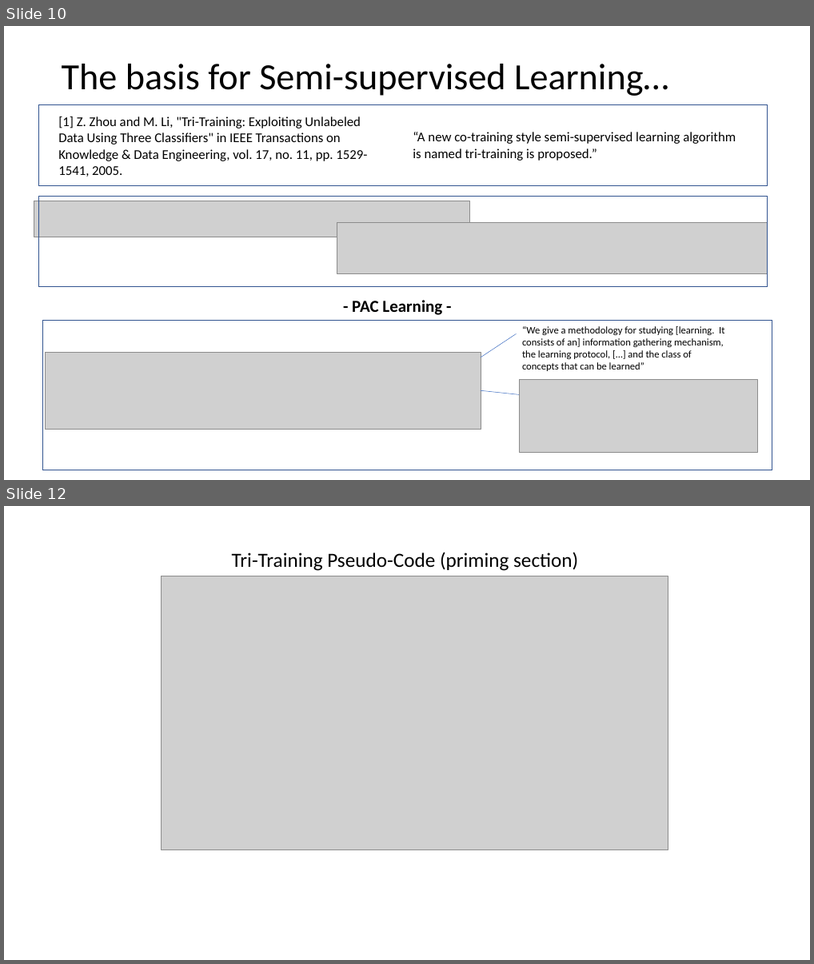
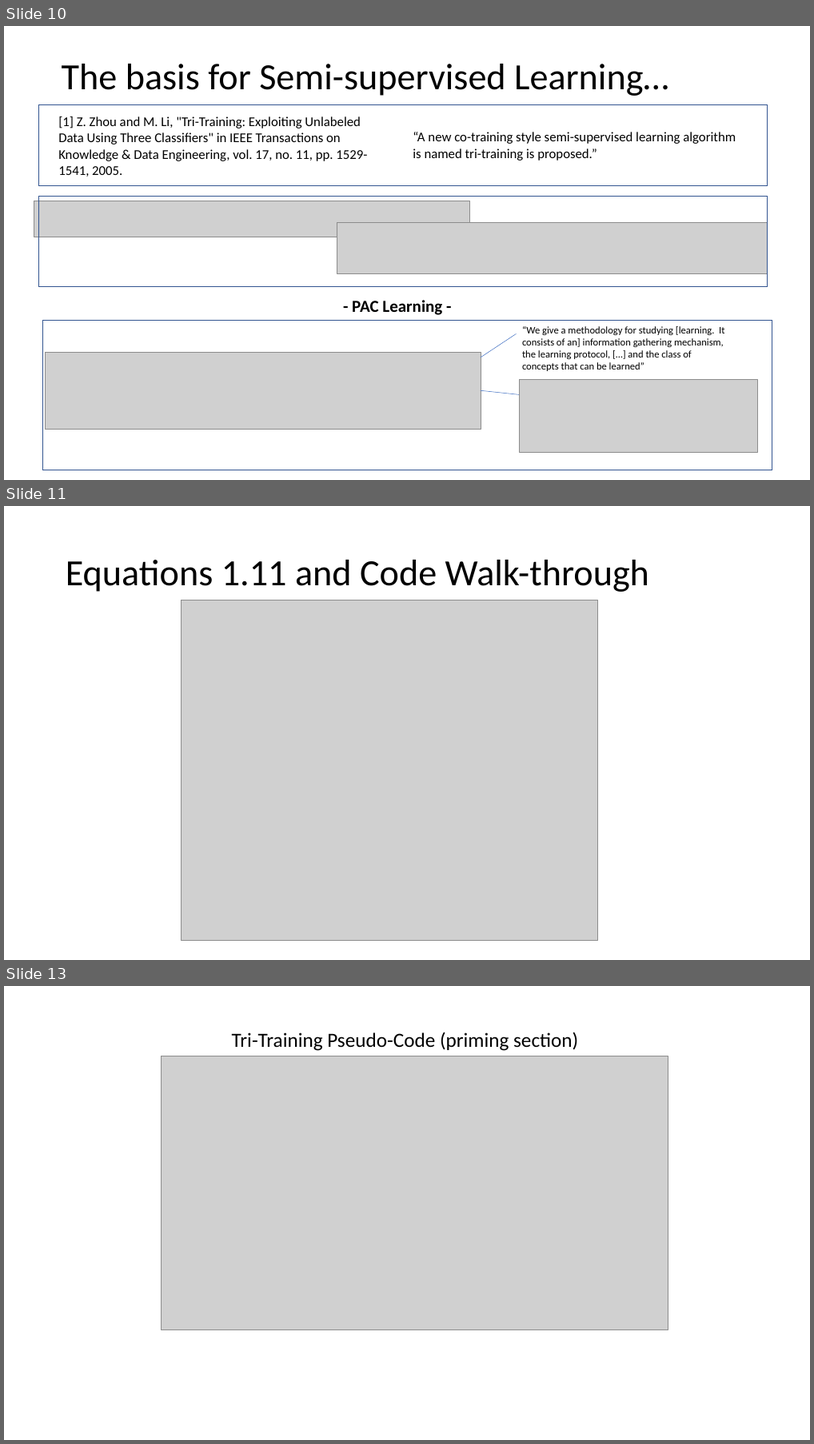
Before and after one commit to cwinsor/tri_training, a slide deck: Tri_Training_Zhou_Li_2005.pptx. Shown one above the other, each under a label of ours: slides 10 and 12 before the commit, slides 10, 11 and 13 after it; the slides between them are not shown. The pictures are 814x964 and 814x1444 pixels, drawn with LibreOffice and Linux fonts; fonts in the diff are those of the drawing; grey boxes stand for pictures. Boxes give left, top, right and bottom in pixels: in the first picture for what was removed or moved away, otherwise in the second. Text is boxed around its words. In the diff, an @@ line names an element or a change of style, - is before the commit and + after.

```diff
--- a/Tri_Training_Zhou_Li_2005.pptx
+++ b/Tri_Training_Zhou_Li_2005.pptx
@@ slide 11 added at <box>4,506,810,960</box>, background #FFFFFF @@
@@ title added at <box>66,560,650,592</box>, 44 pt, text #000000 @@
+Equations 1.11 and Code Walk-through
@@ picture added at <box>182,600,598,940</box> @@
@@ what was slide 12 is now slide 13 @@
```
Also in this commit, not shown: 3 slides changed.
